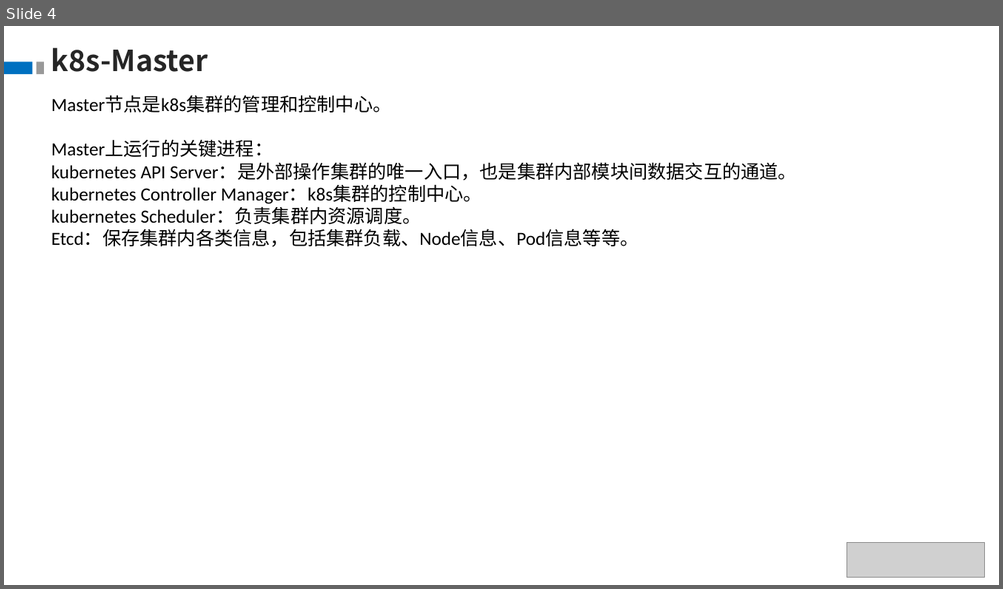
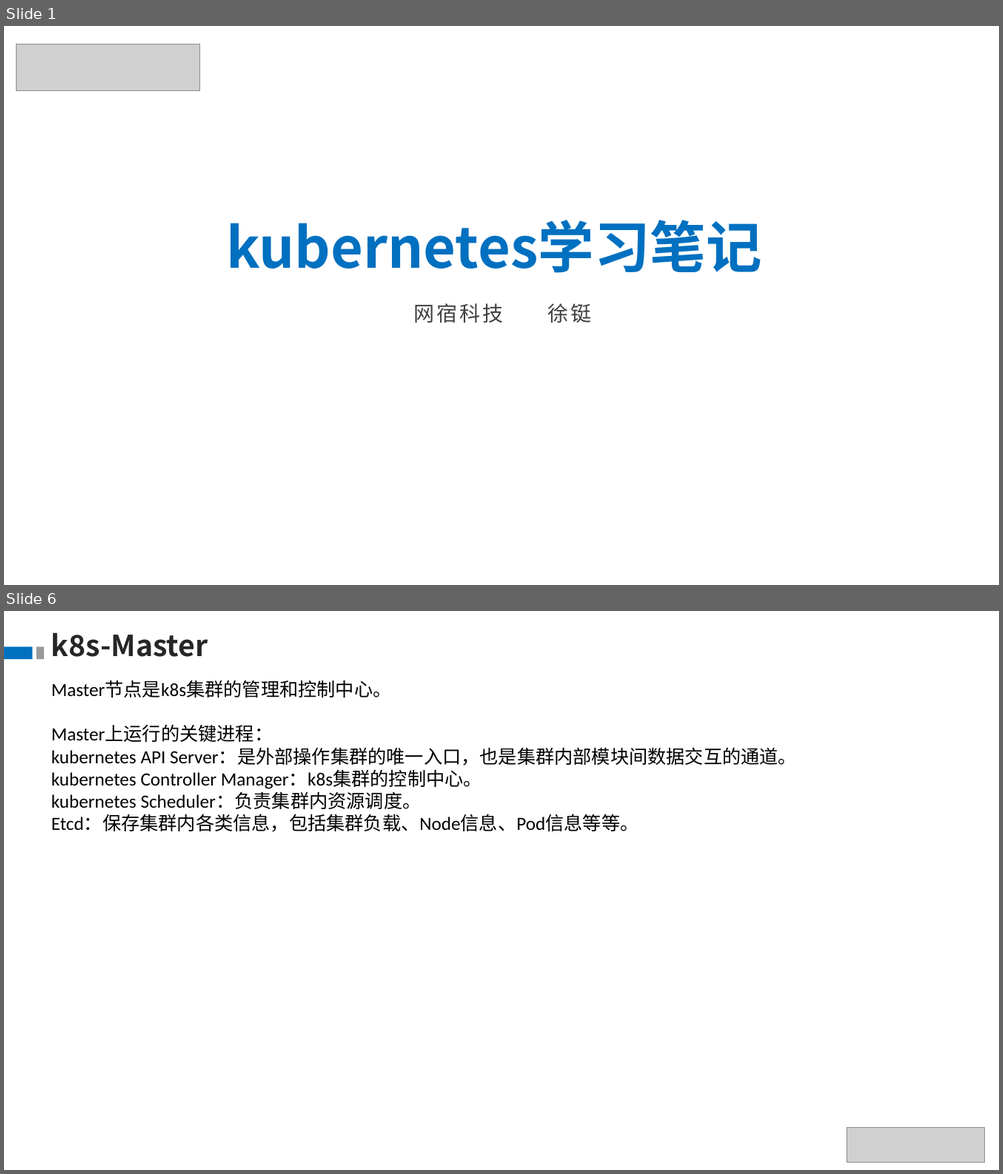
Before and after one commit to theDEADpool/data_structure, a slide deck: k8s.pptx. Shown one above the other, each under a label of ours: slide 4 before the commit, slides 1 and 6 after it; the slides between them are not shown. The pictures are 1003x589 and 1003x1174 pixels, drawn with LibreOffice and Linux fonts; fonts in the diff are those of the drawing; grey boxes stand for pictures; background and template pictures are left out. Boxes give left, top, right and bottom in pixels: in the first picture for what was removed or moved away, otherwise in the second. Text is boxed around its words. In the diff, an @@ line names an element or a change of style, - is before the commit and + after.

```diff
--- a/k8s.pptx
+++ b/k8s.pptx
@@ slide 1 added at <box>4,26,999,585</box>, background picture (left out) @@
@@ picture added at <box>16,44,199,91</box> @@
@@ ellipse added at <box>306,26,386,123</box>, fill #FFFFFF @@
@@ ellipse added at <box>360,116,486,255</box>, fill #FFFFFF @@
@@ text added at <box>227,220,762,273</box>, 54 pt, text #0070C0, bold @@
+kubernetes学习笔记
@@ ellipse added at <box>306,221,404,420</box>, fill #FFFFFF @@
@@ ellipse added at <box>276,292,438,471</box>, fill #FFFFFF @@
@@ text added at <box>413,304,591,323</box>, 20 pt, text #404040 @@
+网宿科技 徐铤
@@ ellipse added at <box>612,364,710,483</box>, fill #FFFFFF @@
@@ ellipse added at <box>667,380,760,486</box>, fill #FFFFFF @@
@@ ellipse added at <box>591,434,700,567</box>, fill #FFFFFF @@
@@ ellipse added at <box>658,432,731,500</box>, fill #FFFFFF @@
@@ what was slide 4 is now slide 6 @@
```
Also in this commit, not shown: 3 slides changed, 3 other slides added, 2 slides removed.
